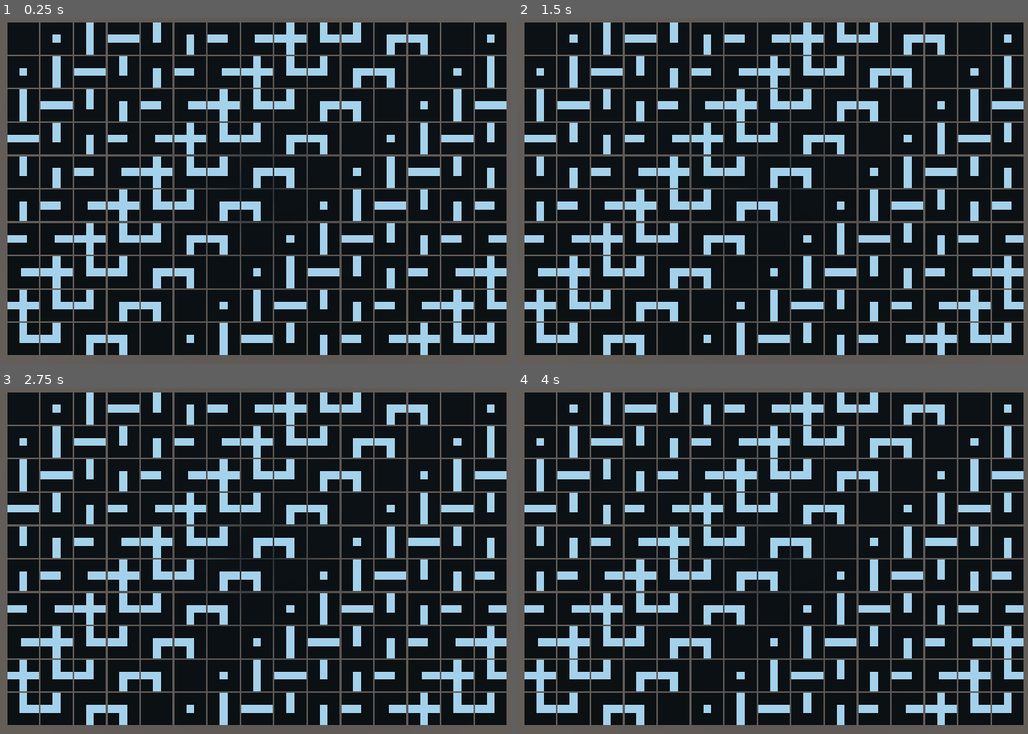
Above: before the commit, frames 1-4 (two rows, left to right).
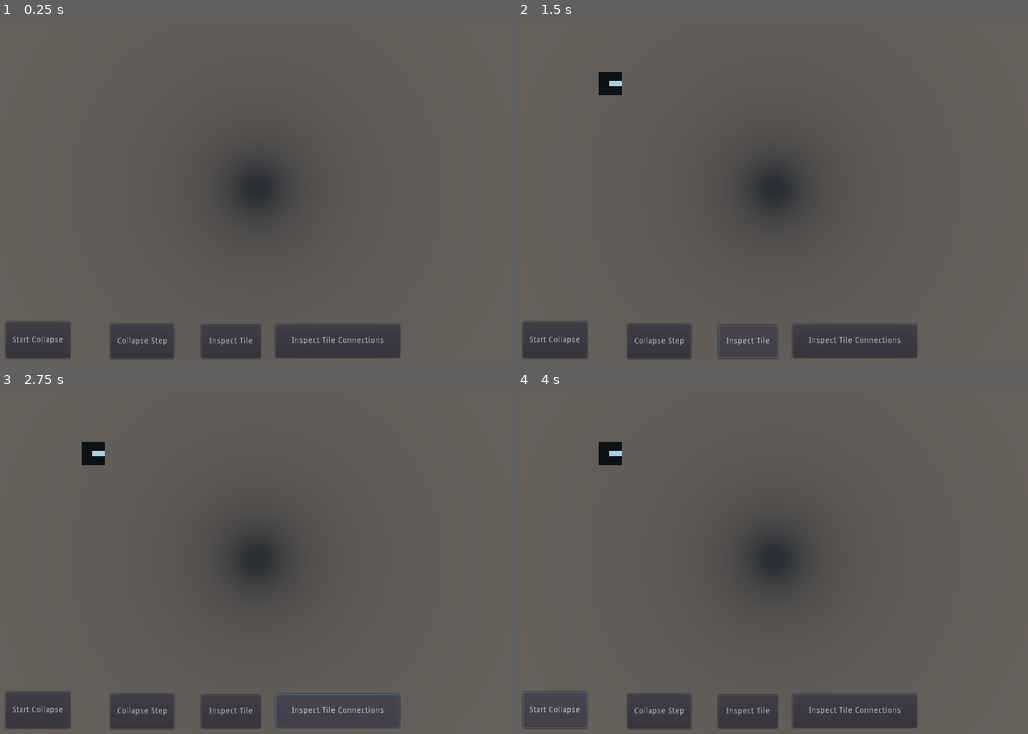
Above: after the commit, the same moments.

Repository: BardiTheWeird/waveFunctionCollapse
Game: Godot game, scene res://Map.tscn
The game is run twice, just before and just after one commit, with the same random seed, the same clock (stepped at 60 frames per second) and the same inputs. The project has no main scene, so this scene is started directly.
Inputs (mouse positions are in pixels of both pictures, inside the frame that each line leads up to):
- Up to frame 1 (0.25 s): no input
- Up to frame 2 (1.5 s): click (660, 339) at 0.5 s, where only the run after the commit has a clickable "Collapse Step"; click (746, 339) at 1.25 s, where only the run after the commit has a clickable "Inspect Tile"
- Up to frame 3 (2.75 s): click (337, 709) at 2 s, where only the run after the commit has a clickable "Inspect Tile Connections"
- Up to frame 4 (4 s): click (552, 709) at 2.75 s, where only the run after the commit has a clickable "Start Collapse"; click (552, 709) at 3.5 s, where only the run after the commit has a clickable "Start Collapse"

The runs differ from the first frame. In frame 1, 86% of the frame differs, in the area x 1-100%, y 1-99%; in frame 2, 86%; in frame 3, 86%; in frame 4, 86%.

Commit message:
first try at collapse; initial ui to inspect stuff

Diff:
--- a/godot/Map.gd
+++ b/godot/Map.gd
@@ -6,8 +6,18 @@
 export (Vector2) var map_size = Vector2(10, 5)
 const tile_size = 1
 var map = []
-
+var collapse_map = []
+class CollapseTile:
+	var possible_tile_keys = {}
+
+	func _init(possible_tile_keys_: Array):
+		for key in possible_tile_keys_:
+			possible_tile_keys[key] = true
+
+var fallback_key = "filled"
 var tile_spec_arr = [
+	TileSpec.new(fallback_key, [ImagePixelFilter.AlwayTrue.new()]),
+
 	TileSpec.new("empty", []),
 
 	TileSpec.new("center_square", [ImagePixelFilter.IsInCenterSquare.new()]),
@@ -112,9 +122,12 @@
 func _ready():
 	for spec in tile_spec_arr:
 		tile_manager.add_tile_spec(spec)
+	for connection in tile_connections:
+		connection_manager.add_connection(connection)
 
 	initialize_map()
-	fill_map()
+	initialize_collapse_map()
+	# fill_map()
 	set_camera_to_map()
 
 func map_to_world_coordinatesv(map_coordinates: Vector2) -> Vector3:
@@ -123,11 +136,106 @@
 func map_to_world_coordinates(x: int, y: int) -> Vector3:
 	return Vector3(x * tile_size, 0, y * tile_size)
 
+func get_map_tilev(map: Array, coordinates: Vector2):
+	if coordinates.x < 0 || map.size() <= coordinates.x:
+		return null
+
+	var column = map[coordinates.x]
+	if coordinates.y < 0 || column.size() <= coordinates.y:
+		return null
+
+	return column[coordinates.y]
+
+func set_map_tilev(map: Array, coordinates: Vector2, new_tile):
+	map[coordinates.x][coordinates.y] = new_tile
+
 func initialize_map():
 	map.resize(map_size.x)
-	for element in map:
-		element = []
-		element.resize(map_size.y)
+	for x in map.size():
+		map[x] = []
+		map[x].resize(map_size.y)
+
+func initialize_collapse_map():
+	var tile_keys = tile_manager.tile_spec_dict.keys()
+
+	collapse_map.resize(map_size.x)
+	for x in range(collapse_map.size()):
+		collapse_map[x] = []
+		collapse_map[x].resize(map_size.y)
+		for y in range(collapse_map[x].size()):
+			collapse_map[x][y] = CollapseTile.new(tile_keys)
+
+# return true if wave function collapse is done
+func collapse_step() -> bool:
+	print_debug('starting debug step')
+	var least_available_variations_tile_coordinates = null
+	var least_available_variations_tile_variations = tile_manager.tile_spec_dict.size() + 1
+	for x in range(collapse_map.size()):
+		var column = collapse_map[x]
+		for y in range(column.size()):
+			var collapse_tile : CollapseTile = collapse_map[x][y]
+			if collapse_tile == null:
+				continue
+
+			var available_variations = collapse_tile.possible_tile_keys.size()
+			if available_variations < least_available_variations_tile_variations:
+				least_available_variations_tile_coordinates = Vector2(x, y)
+				least_available_variations_tile_variations = available_variations
+
+	print_debug('finished looking into which tile has the smallest entropy')
+	print_debug(least_available_variations_tile_coordinates)
+
+	if least_available_variations_tile_coordinates == null:
+		return true
+
+	# collapse a tile
+	var collapse_tile : CollapseTile = get_map_tilev(collapse_map, least_available_variations_tile_coordinates)
+	var possible_key_amount = collapse_tile.possible_tile_keys.size()
+	var collapsed_key: String = fallback_key
+	var fell_back = true
+	if collapse_tile.possible_tile_keys.size() > 0:
+		collapsed_key = collapse_tile.possible_tile_keys.keys()[randi() % collapse_tile.possible_tile_keys.size()]
+		fell_back = false
+
+	var tile : Spatial = tile_manager.create_tile(tile_manager.tile_spec_dict[collapsed_key])
+	set_map_tilev(map, least_available_variations_tile_coordinates, tile)
+	set_map_tilev(collapse_map, least_available_variations_tile_coordinates, null)
+	tile.translation = map_to_world_coordinatesv(least_available_variations_tile_coordinates)
+	add_child(tile)
+	print_debug('created and added a tile with key %s', collapsed_key)
+
+	if not fell_back:
+		# update adjacent collapse tiles
+		var neighbour_tile_coordinates_directions = [
+			[least_available_variations_tile_coordinates + Vector2(1, 0), Connection.Direction.LEFT],
+			[least_available_variations_tile_coordinates - Vector2(1, 0), Connection.Direction.RIGHT],
+			[least_available_variations_tile_coordinates + Vector2(0, 1), Connection.Direction.UP],
+			[least_available_variations_tile_coordinates - Vector2(0, 1), Connection.Direction.DOWN],
+		]
+
+		print_debug(neighbour_tile_coordinates_directions)
+
+		for neighbour in neighbour_tile_coordinates_directions:
+			update_tile_after_neighbour_collapse(neighbour[0], collapsed_key, neighbour[1])
+
+	return false
+
+func update_tile_after_neighbour_collapse(tile_coordinates: Vector2, collapsed_neighbour_key: String, direction_from_neighbour: int):
+
+	var tile : CollapseTile = get_map_tilev(collapse_map, tile_coordinates)
+	if not tile:
+		return
+
+	var possible_connections_from_neighbour = connection_manager.get_possible_connections(
+		collapsed_neighbour_key, direction_from_neighbour)
+
+	print_debug('lowering entropy for tile at %s' % str(tile_coordinates))
+	print_debug('possible connections before: %s' % str(tile.possible_tile_keys))
+	print_debug('possible connections to neighbour: %s' % str(possible_connections_from_neighbour))
+
+	for connection in tile.possible_tile_keys.keys():
+		if not (connection in possible_connections_from_neighbour):
+			tile.possible_tile_keys.erase(connection)
 
 func fill_map():
 	var spec = tile_manager.tile_spec_dict["center_square"]
@@ -137,10 +245,11 @@
 			var tile = tile_manager.create_tile(spec)
 			tile.scale *= 0.95
 			tile.translation = map_to_world_coordinates(x, y)
+			map[x][y] = tile
 			add_child(tile)
 
 func set_camera_to_map():
-	$Camera.size = max(map_size.x, map_size.y) * 0.7
+	$Camera.size = max(map_size.x, map_size.y)
 	$Camera.translation.x = tile_size * (map_size.x - 1) / 2
 	$Camera.translation.z = tile_size * (map_size.y - 1) / 2
 
@@ -155,3 +264,7 @@
 	var camera_size = i * 0.7
 	$Camera.size = camera_size
 	$Camera.translation.x = i / 2
+
+
+func _on_Button_pressed():
+	collapse_step()
--- a/godot/Map.tscn
+++ b/godot/Map.tscn
@@ -11,3 +11,52 @@
 projection = 1
 current = true
 size = 3.0
+
+[node name="UI" type="Control" parent="."]
+margin_right = 40.0
+margin_bottom = 40.0
+
+[node name="StartCollapse" type="Button" parent="UI"]
+margin_left = 83.0
+margin_top = 528.0
+margin_right = 193.0
+margin_bottom = 590.0
+text = "Start Collapse"
+
+[node name="CollapseStep" type="Button" parent="UI"]
+anchor_left = 0.5
+anchor_top = 1.0
+anchor_right = 0.5
+anchor_bottom = 1.0
+margin_left = 242.0
+margin_top = 491.0
+margin_right = 350.0
+margin_bottom = 551.0
+text = "Collapse Step"
+
+[node name="InspectTile" type="Button" parent="UI"]
+margin_left = 417.0
+margin_top = 533.0
+margin_right = 518.0
+margin_bottom = 590.0
+text = "Inspect Tile"
+
+[node name="Inspect Tile Connections" type="Button" parent="UI"]
+margin_left = 544.0
+margin_top = 532.0
+margin_right = 756.0
+margin_bottom = 589.0
+text = "Inspect Tile Connections"
+
+[node name="TileList" type="ItemList" parent="UI"]
+visible = false
+anchor_left = 0.5
+anchor_top = 0.5
+anchor_right = 0.5
+anchor_bottom = 0.5
+margin_left = 220.0
+margin_top = 57.0
+margin_right = 601.0
+margin_bottom = 388.0
+
+[connection signal="pressed" from="UI/CollapseStep" to="." method="_on_Button_pressed"]
--- a/godot/shared/ConnectionsManager.gd
+++ b/godot/shared/ConnectionsManager.gd
@@ -13,5 +13,13 @@
 	return possible_connections
 
 func add_connection(connection: Connection):
-	connections_dict[connection.key_center] = connection
-	connections_dict[connection.key_other] = connection.flipped()
+	if not (connection.key_center in connections_dict):
+		connections_dict[connection.key_center] = [connection]
+	else:
+		connections_dict[connection.key_center].append(connection)
+
+	connection = connection.flipped()
+	if not (connection.key_center in connections_dict):
+		connections_dict[connection.key_center] = [connection]
+	else:
+		connections_dict[connection.key_center].append(connection)
--- a/godot/shared/TextureGenerator.gd
+++ b/godot/shared/TextureGenerator.gd
@@ -1,11 +1,5 @@
 extends Node
 class_name TextureGenerator
-
-func create_texture(tile_spec: TileSpec):
-	for key in tile_image_filters.keys():
-		var image = create_image(tile_image_filters[key])
-		var texture = create_image_texture(image)
-		tile_textures[key] = texture
 
 func create_image(filters: Array) -> Image:
 	var image = Image.new()
@@ -48,43 +42,3 @@
 			image.set_pixel(x, y, color)
 
 	image.unlock()
-
-
-var eighth = (Vector2.ONE * 16) / 8
-var lower_bound = eighth * 3
-var upper_bound = eighth * 5
-
-func in_bounds(x: int, lo: int, hi: int) -> bool:
-	return lo <= x and x < hi
-
-func x_in_bounds(x: int) -> bool:
-	return in_bounds(x, lower_bound.x, upper_bound.x)
-
-func y_in_bounds(y: int) -> bool:
-	return in_bounds(y, lower_bound.y, upper_bound.y)
-
-func always_true(_x: int, _y: int, _size: Vector2) -> bool:
-	return true
-
-func is_in_center_square(x: int, y: int, _size: Vector2) -> bool:
-	if x_in_bounds(x) and y_in_bounds(y):
-		return true
-	return false
-
-func is_on_vertical_line(x: int, _y: int, _size: Vector2) -> bool:
-	return x_in_bounds(x)
-
-func is_on_horizontal_line(_x: int, y: int, _size: Vector2) -> bool:
-	return y_in_bounds(y)
-
-func is_on_upper_vertical_line(x: int, y: int, _size: Vector2) -> bool:
-	return x_in_bounds(x) and y < upper_bound.y
-
-func is_on_lower_vertical_line(x: int, y: int, _size: Vector2) -> bool:
-	return x_in_bounds(x) and y >= lower_bound.y
-
-func is_on_left_horizontal_line(x: int, y: int, _size: Vector2) -> bool:
-	return y_in_bounds(y) and x < upper_bound.x
-
-func is_on_right_horizontal_line(x: int, y: int, _size: Vector2) -> bool:
-	return y_in_bounds(y) and x > lower_bound.x
